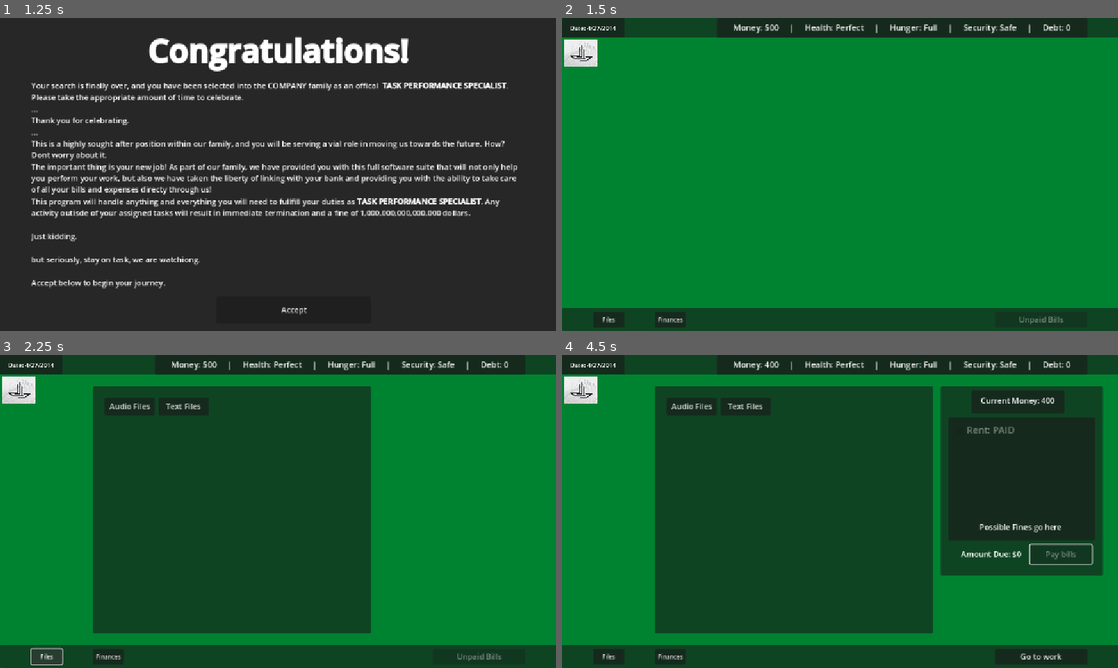
Above: before the commit, frames 1-4 (two rows, left to right).
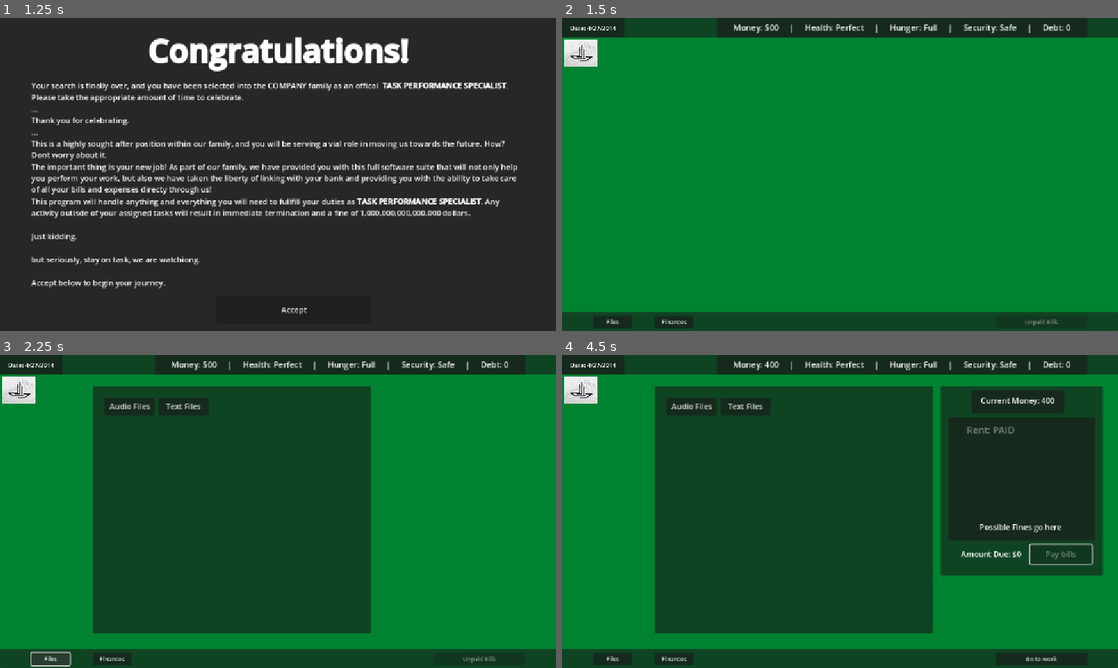
Above: after the commit, the same moments.

Repository: andrewpressman/Operation-OS
Game: Godot game, scene res://Menu/MainMenu.tscn
The game is run twice, just before and just after one commit, with the same random seed, the same clock (stepped at 60 frames per second) and the same inputs.
Inputs:
- Up to frame 1 (1.25 s): click "New Game" at 0.5 s
- Up to frame 2 (1.5 s): click "Accept" at 1.25 s
- Up to frame 3 (2.25 s): click "Files" at 2 s
- Up to frame 4 (4.5 s): click "Finances" at 2.75 s; click "Rent: $100" at 3.5 s; click "Pay bills" at 4.25 s

Frame 1 is identical in both runs. In frame 2, 1.7% of the frame differs, in the area x 0-100%, y 92-100%; in frame 3, 1.8%; in frame 4, 1.9%.

Commit message:
added popup ad variance
ads are placeholder text

Diff:
--- a/Home/HomeController.gd
+++ b/Home/HomeController.gd
@@ -36,13 +36,18 @@
 		if !GlobalVar.optionsVisible:
 			$PauseMenu.visible = true
 			GlobalVar.optionsVisible = true
+			$Taskbar/Finances.disabled = true
+			$Taskbar/UnlockedFiles.disabled = true
+			$Taskbar/GoWork.disabled = true
 		else:
-			$PauseMenu.visible = false
-			GlobalVar.optionsVisible = false
+			ToggleOptions()
 
 func ToggleOptions():
 	$PauseMenu.visible = false
 	GlobalVar.optionsVisible = false
+	$Taskbar/Finances.disabled = false
+	$Taskbar/UnlockedFiles.disabled = false
+	$Taskbar/GoWork.disabled = false
 	SaveLoad.SaveOptions()
 
 func UpdateStats():
--- a/Home/HomeDesktop.tscn
+++ b/Home/HomeDesktop.tscn
@@ -58,7 +58,7 @@
 text = "This is a bunch of dialouge text that will show up when a character is talking to the player"
 
 [node name="Taskbar" type="Panel" parent="."]
-offset_top = 600.0
+offset_top = 608.0
 offset_right = 1152.0
 offset_bottom = 648.0
 
@@ -66,8 +66,8 @@
 layout_mode = 0
 offset_left = 64.0
 offset_top = 8.0
-offset_right = 128.0
-offset_bottom = 40.0
+offset_right = 144.0
+offset_bottom = 33.0
 theme_override_font_sizes/font_size = 12
 text = "Files"
 
@@ -75,11 +75,21 @@
 layout_mode = 0
 offset_left = 192.0
 offset_top = 8.0
-offset_right = 256.0
-offset_bottom = 40.0
+offset_right = 272.0
+offset_bottom = 33.0
 rotation = 0.00132338
 theme_override_font_sizes/font_size = 12
 text = "Finances"
+
+[node name="GoWork" type="Button" parent="Taskbar"]
+layout_mode = 0
+offset_left = 897.0
+offset_top = 8.0
+offset_right = 1088.0
+offset_bottom = 33.0
+rotation = 0.00132338
+theme_override_font_sizes/font_size = 12
+text = "Go to work"
 
 [node name="Messenger" type="Button" parent="Taskbar"]
 visible = false
@@ -90,14 +100,6 @@
 offset_bottom = 40.0
 theme_override_font_sizes/font_size = 12
 text = "MSG"
-
-[node name="GoWork" type="Button" parent="Taskbar"]
-layout_mode = 0
-offset_left = 896.0
-offset_top = 8.0
-offset_right = 1088.0
-offset_bottom = 40.0
-text = "Go to work"
 
 [node name="Header" type="Panel" parent="."]
 offset_right = 2304.0
--- a/Menu/Options.tscn
+++ b/Menu/Options.tscn
@@ -20,11 +20,18 @@
 color = Color(0.305882, 0.0862745, 0.619608, 1)
 
 [node name="Button" type="Button" parent="."]
-offset_left = 502.0
+offset_left = 720.0
 offset_top = 462.0
-offset_right = 684.0
+offset_right = 902.0
 offset_bottom = 532.0
 text = "Main Menu"
+
+[node name="Resume" type="Button" parent="."]
+offset_left = 280.0
+offset_top = 462.0
+offset_right = 462.0
+offset_bottom = 532.0
+text = "Resume"
 
 [node name="GamePaused" type="Label" parent="."]
 offset_left = 494.0
@@ -117,6 +124,7 @@
 
 [connection signal="close_requested" from="." to="." method="Kill"]
 [connection signal="pressed" from="Button" to="." method="Menu"]
+[connection signal="pressed" from="Resume" to="." method="Kill"]
 [connection signal="toggled" from="Options/GameOptions/AutoClose" to="." method="ToggleAutoClose"]
 [connection signal="item_selected" from="Options/VideoOptions/DisplayMode" to="." method="OnDisplayModeSelected"]
 [connection signal="pressed" from="Options/Tabs/Game" to="." method="GameOP"]
--- a/Menu/mainMenu.gd
+++ b/Menu/mainMenu.gd
@@ -6,6 +6,7 @@
 	SaveLoad.CurrentScreen = "MENU"
 	SaveLoad.LoadGame()
 	SaveLoad.LoadOptions()
+	GlobalVar.LastAd = 0 #set ad value to 0
 
 func NewGame():
 	#TODO: consider asking if player wants to delete unlocked secerts? / Confirm reset to level 0
--- a/Work/popupAd.tscn
+++ b/Work/popupAd.tscn
@@ -11,17 +11,88 @@
 script = ExtResource("1_tcsk7")
 Countdown = 5
 
-[node name="Panel" type="Panel" parent="."]
+[node name="Ad1" type="Panel" parent="."]
 offset_right = 896.0
 offset_bottom = 512.0
 
-[node name="Label" type="Label" parent="Panel"]
+[node name="Label" type="Label" parent="Ad1"]
 layout_mode = 0
 offset_left = 64.0
 offset_top = 128.0
 offset_right = 832.0
 offset_bottom = 307.0
 text = "This work shift is sponsored by Raid Shadow Legends, use code DEEZNUTS for 500 free gems and 1 unique hero. Are …(505 unchanged characters)…
+horizontal_alignment = 1
+vertical_alignment = 1
+autowrap_mode = 3
+
+[node name="Ad2" type="Panel" parent="."]
+visible = false
+offset_right = 896.0
+offset_bottom = 512.0
+
+[node name="Label" type="Label" parent="Ad2"]
+layout_mode = 0
+offset_left = 64.0
+offset_top = 128.0
+offset_right = 832.0
+offset_bottom = 307.0
+text = "Free unlimited money! Click here:"
+horizontal_alignment = 1
+vertical_alignment = 1
+autowrap_mode = 3
+
+[node name="Button" type="Button" parent="Ad2"]
+layout_mode = 0
+offset_left = 320.0
+offset_top = 252.0
+offset_right = 576.0
+offset_bottom = 316.0
+
+[node name="Ad3" type="Panel" parent="."]
+visible = false
+offset_right = 896.0
+offset_bottom = 512.0
+
+[node name="Label" type="Label" parent="Ad3"]
+layout_mode = 0
+offset_left = 64.0
+offset_top = 128.0
+offset_right = 832.0
+offset_bottom = 307.0
+text = "Did you ever hear the tragedy of Darth Plagueis The Wise? I thought not. It’s not a story the Jedi would tell you. It’s a Sith legend. Darth Plagueis was a Dark Lord of the Sith, so powerful and so wise he could use the Force to influence the midichlorians to create life… He had such a knowledge of the dark side that he could even keep the ones he cared about from dying. The dark side of the Force is a pathway to many abilities some consider to be unnatural. He became so powerful… the only thing he was afraid of was losing his power, which eventually, of course, he did. Unfortunately, he taught his apprentice everything he knew, then his apprentice killed him in his sleep. Ironic. He could save others from death, but not himself."
+horizontal_alignment = 1
+vertical_alignment = 1
+autowrap_mode = 3
+
+[node name="Ad4" type="Panel" parent="."]
+visible = false
+offset_right = 896.0
+offset_bottom = 512.0
+
+[node name="Label" type="Label" parent="Ad4"]
+layout_mode = 0
+offset_left = 64.0
+offset_top = 128.0
+offset_right = 832.0
+offset_bottom = 307.0
+text = "Look, i only have so many ideas and these are all placeholders anyways, have you tried clicking on things? they dont do anything yet, but maybe one day there wil be secrets"
+horizontal_alignment = 1
+vertical_alignment = 1
+autowrap_mode = 3
+
+[node name="Ad5" type="Panel" parent="."]
+visible = false
+offset_right = 896.0
+offset_bottom = 512.0
+
+[node name="Label" type="Label" parent="Ad5"]
+layout_mode = 0
+offset_left = 64.0
+offset_top = 128.0
+offset_right = 832.0
+offset_bottom = 307.0
+text = "Ad5, dawn of the fifth ad"
 horizontal_alignment = 1
 vertical_alignment = 1
 autowrap_mode = 3
--- a/Work/popup_ad.gd
+++ b/Work/popup_ad.gd
@@ -3,14 +3,42 @@
 @export var Countdown : int
 
 var close : bool
+var NewAd : int
 
 func _ready() -> void:
 	$Timer.start()
 	$Button.text = str(Countdown)
 	$Button.disabled = true
 	close = false
+	PickNewAd()
+
+func PickNewAd():
+	NewAd = randi_range(1,5)
+	if NewAd == GlobalVar.LastAd:
+		PickNewAd()
+	else:
+		GlobalVar.LastAd = NewAd
+		match NewAd:
+			1:
+				$Ad1.visible = true
+			2:
+				$Ad2.visible = true
+			3:
+				$Ad3.visible = true
+			4:
+				$Ad4.visible = true
+			5:
+				$Ad5.visible = true
+
+func ClearAds():
+	$Ad1.visible = false
+	$Ad2.visible = false
+	$Ad3.visible = false
+	$Ad4.visible = false
+	$Ad5.visible = false
 
 func Kill():
+	ClearAds()
 	queue_free()
 
 func _on_timer_timeout() -> void:
@@ -24,7 +52,6 @@
 		close = true
 
 
-
 func _on_button_pressed() -> void:
 	if close:
 		Kill()
--- a/global_Variables.gd
+++ b/global_Variables.gd
@@ -8,6 +8,7 @@
 var Lives : int #numebr of times the player can fail a task
 var Tasks : int #Number of tasks the player is given
 var ShiftFails : int #number of times the player can fail a shift
+var LastAd : int #Makes sure the game doesnt repeat the same popup ad
 
 #Home variables
 var Money: int = 0
